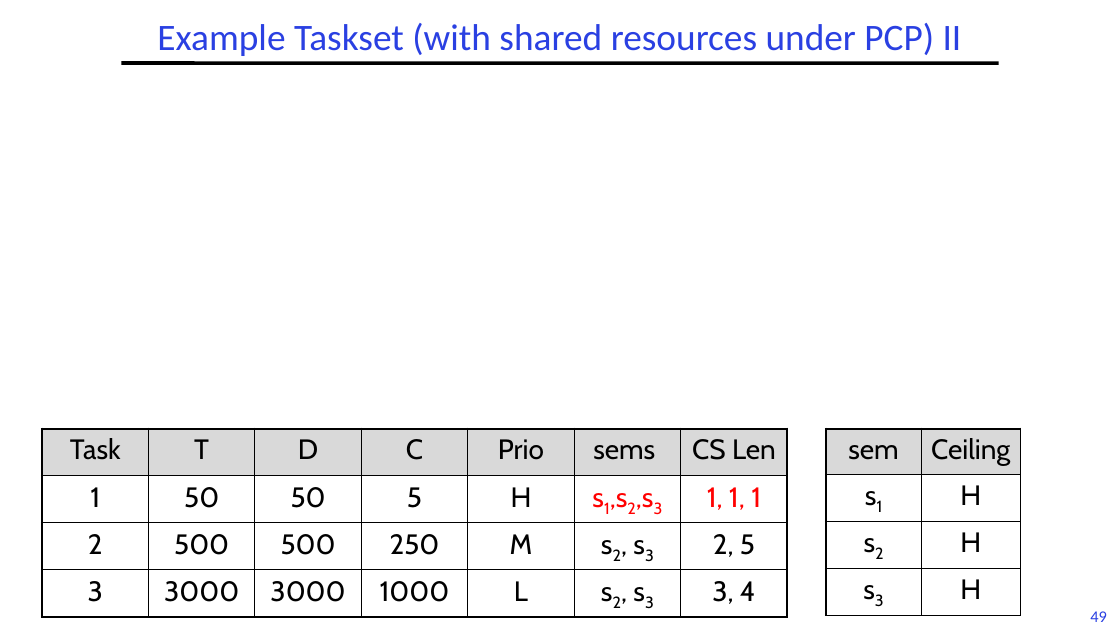
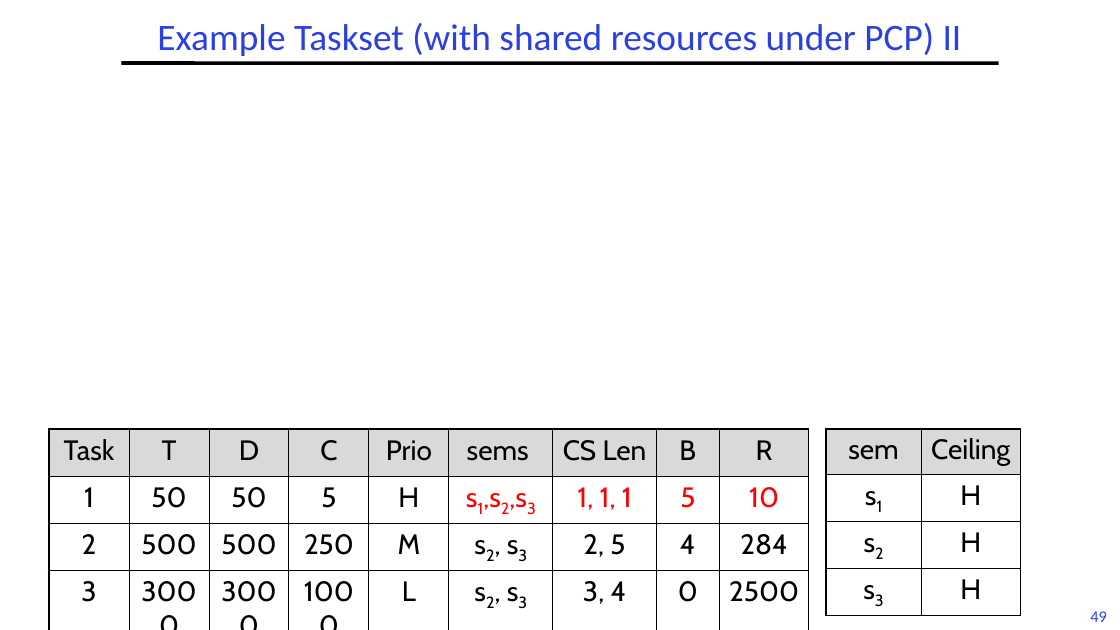
Before and after one commit to guhofstra/CSC256Fa25, a slide deck: slide 49 of PPTs/L6-RTScheduling II.pptx. Drawn at 1120x630 pixels with LibreOffice and Linux fonts; fonts in the diff are those of the drawing; grey boxes stand for pictures. Boxes give left, top, right and bottom in pixels: in the first picture for what was removed or moved away, otherwise in the second. Text is boxed around its words. In the diff, an @@ line names an element or a change of style, - is before the commit and + after.

```diff
--- a/PPTs/L6-RTScheduling II.pptx
+++ b/PPTs/L6-RTScheduling II.pptx
@@ table at <box>49,429,808,618</box> @@
+column 8: B | 5 | 4 | 0
+column 9: R | 10 | 284 | 2500
@@ table: place and size @@
-table at <box>42,429,789,617</box>
+table at <box>49,429,808,618</box>
```
Also in this commit, not shown: 2 other slides changed, 1 other file.
